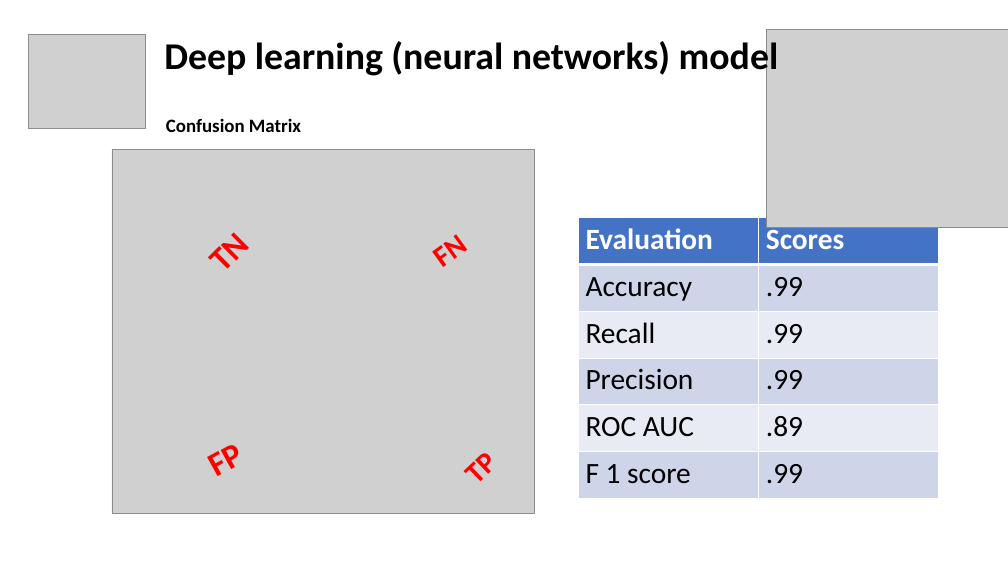
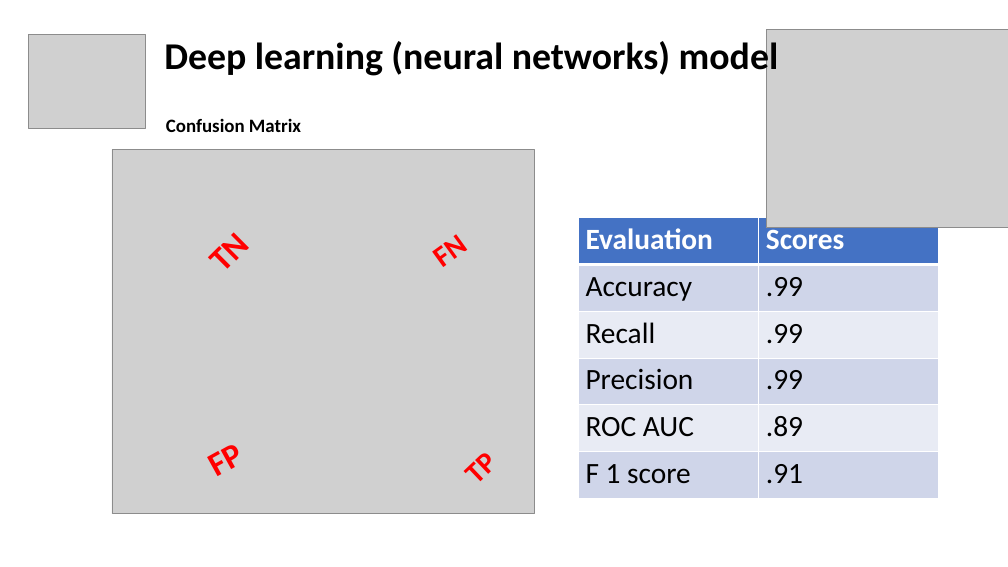
Before and after one commit to EconMike/MachineLearningClassNNR, a slide deck: slide 20 of ML Supervised Classification.pptx (slide 19 before the commit). Drawn at 1008x567 pixels with LibreOffice and Linux fonts; fonts in the diff are those of the drawing; grey boxes stand for pictures. Boxes give left, top, right and bottom in pixels: in the first picture for what was removed or moved away, otherwise in the second. Text is boxed around its words. In the diff, an @@ line names an element or a change of style, - is before the commit and + after.

```diff
--- a/ML Supervised Classification.pptx
+++ b/ML Supervised Classification.pptx
@@ table at (578,218,940,498) @@
-row 6, column 2: .99
+row 6, column 2: .91
```
Also in this commit, not shown: 2 other slides changed, 1 slide added.
